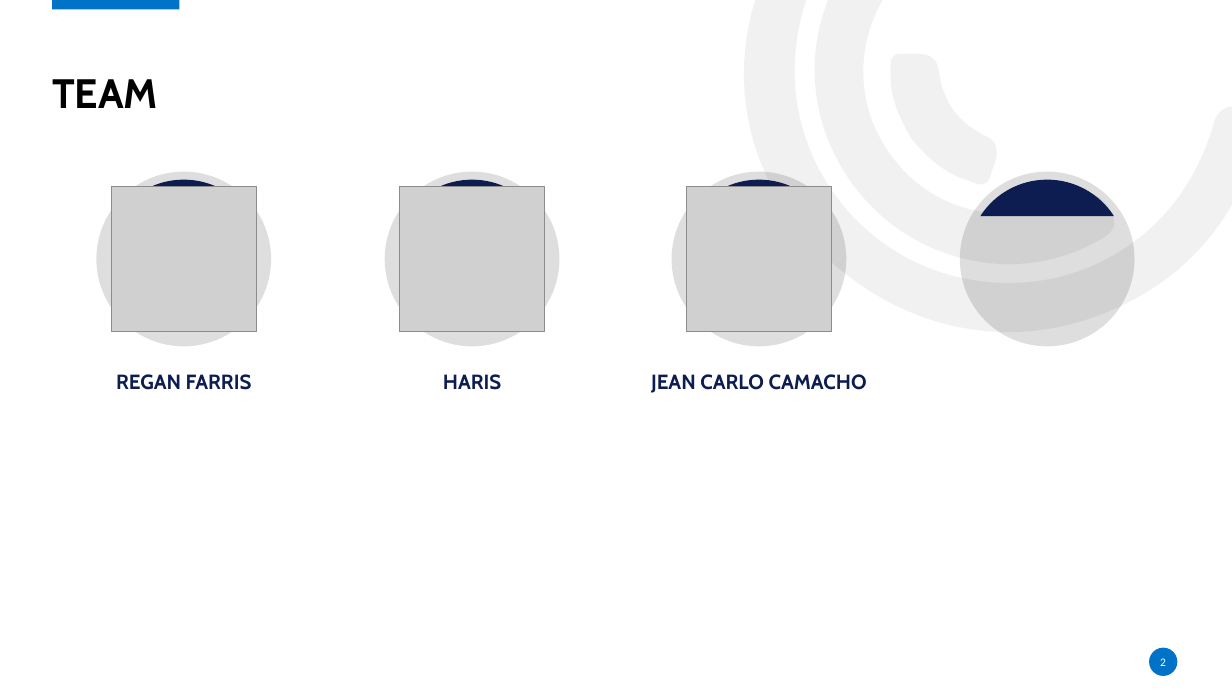
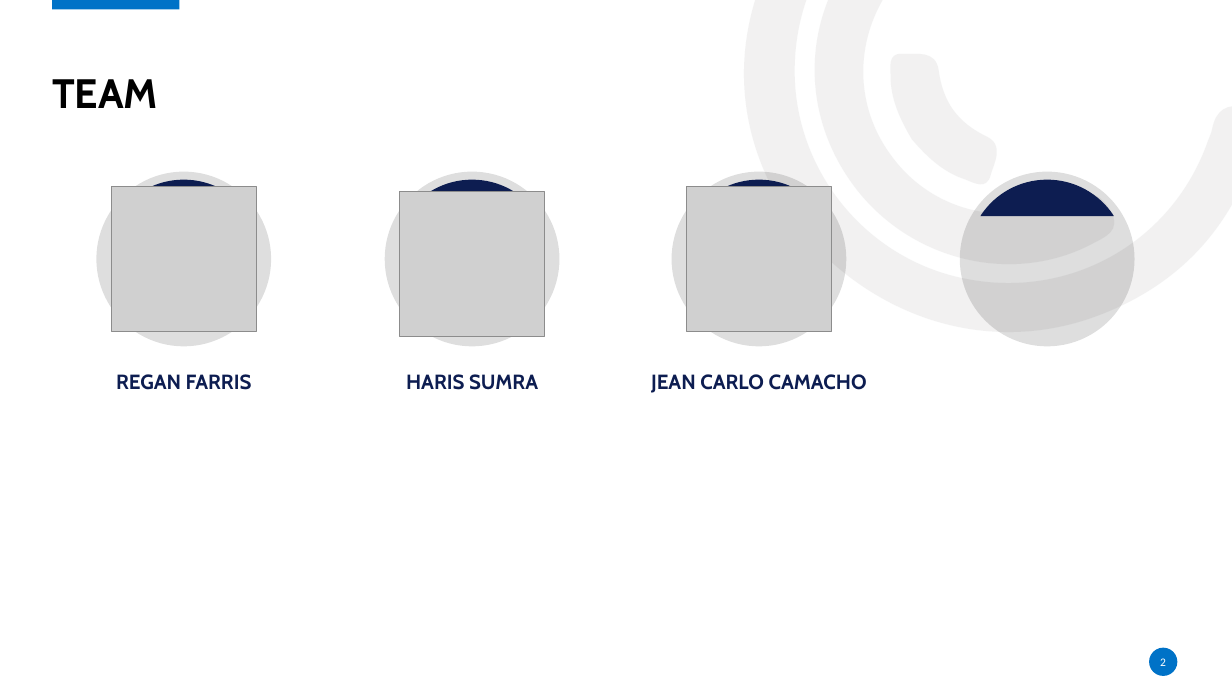
Before and after one commit to jcamacho8199/project1_grp5, a slide deck: slide 2 of Youtube Trending video analysis.pptx. Drawn at 1232x693 pixels with LibreOffice and Linux fonts; fonts in the diff are those of the drawing; grey boxes stand for pictures; background and template pictures are left out. Boxes give left, top, right and bottom in pixels: in the first picture for what was removed or moved away, otherwise in the second. Text is boxed around its words. In the diff, an @@ line names an element or a change of style, - is before the commit and + after.

```diff
--- a/Youtube Trending video analysis.pptx
+++ b/Youtube Trending video analysis.pptx
@@ picture: place and size @@
-picture at box(400, 187, 544, 331)
+picture at box(400, 191, 544, 335)
@@ text at box(406, 374, 538, 390): text changed @@
-HARIS
+HARIS SUMRA
```
